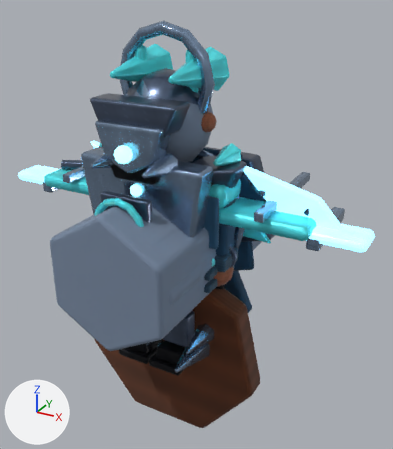
Before and after pictures for a commit that changed the Blender file assets-source/blender/characters/flyingColossus.blend.
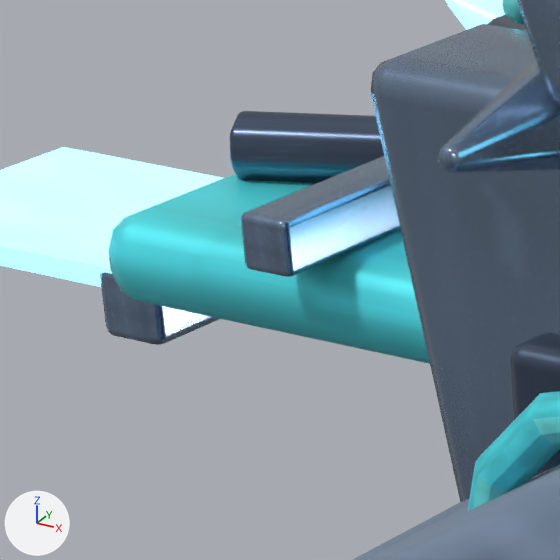
The first picture shows the older version from a camera (50 mm lens) standing at (1.8, -2.9, 2.46) and looking at (0.13, 0.14, 0.94). The close-ups show the older and then the newer version on the part from 7% to 27% of the width and 32% to 50% of the height of that picture. Only the edits that show in the close-ups are written down. The lights are fixed; the arrows at lower left show +X, +Y and +Z.

In view in the first close-up: 'LOD2_PROXY_body', 'colossusChestCoreFrame', 'colossusChestShell', 'colossusCoreRing', 'colossusMuzzle', 'head.colossusTusk.L', 'wing.-1.feather', 'wing.-1.inner', 'wing.-1.outer', 'wing.-1.spar', 'wingEdge.-1', 'wingTip.L' and 3 more.
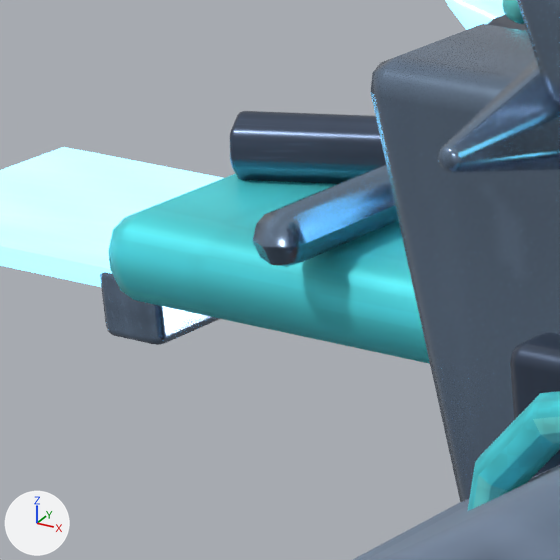
Boxes [x1, y1, x2, y2] around the edits, measured in the close-ups (560 x 560 px):
'wingEdge.-1', modifiers changed
    before: [241, 156, 400, 277]
    after: [253, 164, 398, 267]

What changed in the scene script:
```text
Change ob_wingedge__1:
    where _m = ob_wingedge__1.modifiers.new('soft bevel', 'BEVEL')
    _m.width: 0.008 -> 0.0301
    _m.width_pct: 0.008 -> 0.0301
```
